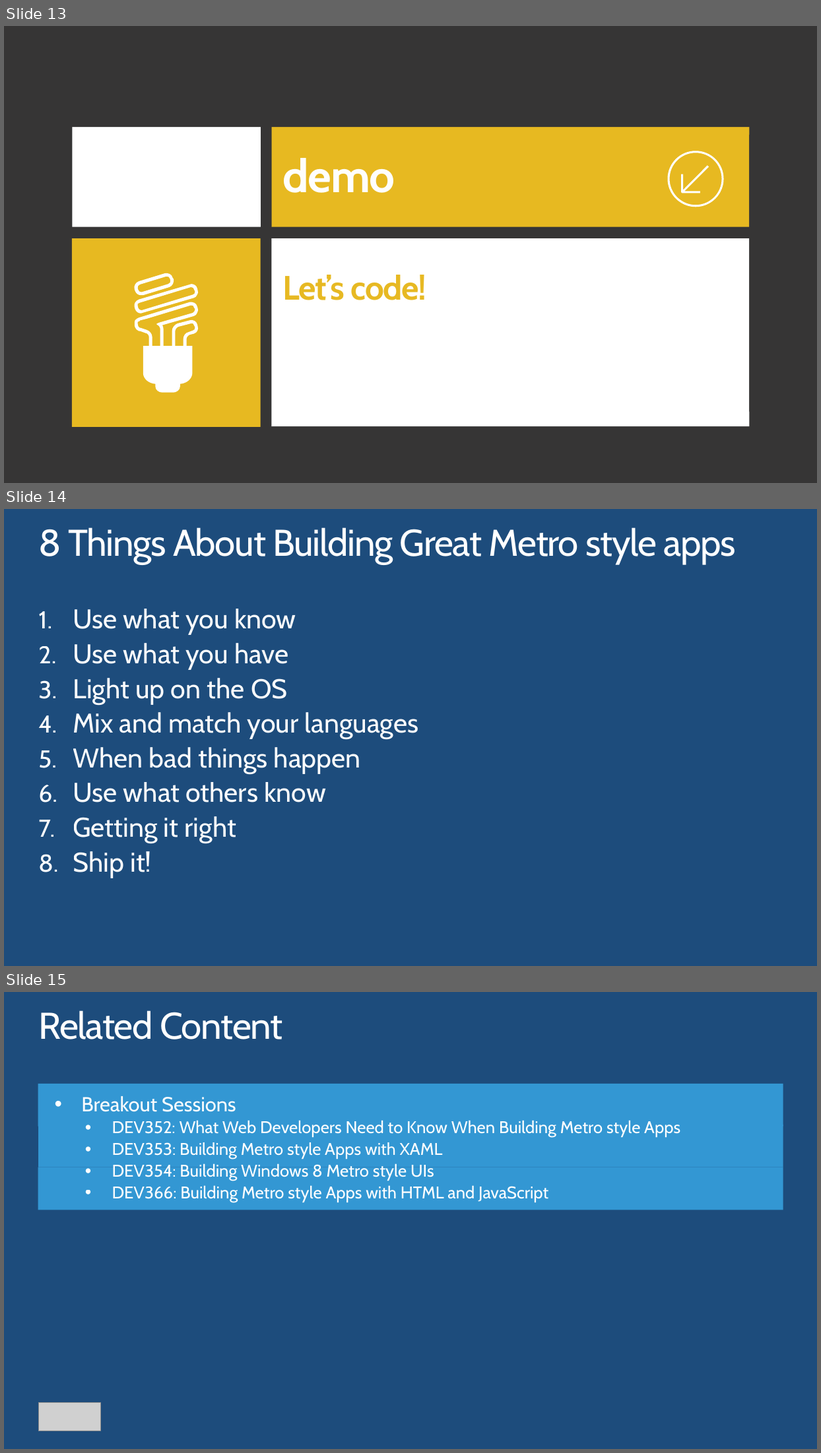
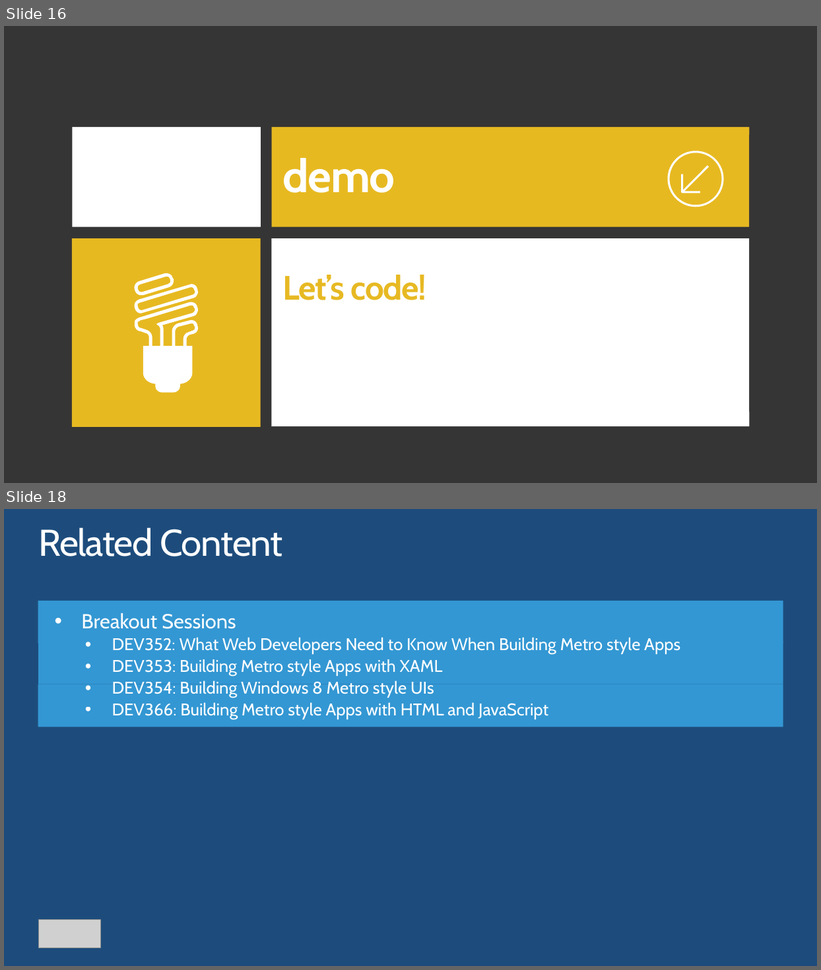
Before and after one commit to jflam/talk, a slide deck: slides/DEV350 Using Windows Runtime and SDK to build Metro style Apps.pptx. Shown one above the other, each under a label of ours: slides 13, 14 and 15 before the commit, slides 16 and 18 after it; the slides between them are not shown. The pictures are 821x1453 and 821x970 pixels, drawn with LibreOffice and Linux fonts; fonts in the diff are those of the drawing; grey boxes stand for pictures; background and template pictures are left out. Boxes give left, top, right and bottom in pixels: in the first picture for what was removed or moved away, otherwise in the second. Text is boxed around its words. In the diff, an @@ line names an element or a change of style, - is before the commit and + after.

```diff
--- a/slides/DEV350 Using Windows Runtime and SDK to build Metro style Apps.pptx
+++ b/slides/DEV350 Using Windows Runtime and SDK to build Metro style Apps.pptx
@@ slide 14 removed at [4, 509, 817, 966], background #1D4C7C @@
@@ title removed at [38, 527, 736, 564] @@
-8 Things About Building Great Metro style apps
@@ text removed at [73, 609, 419, 878] @@
-1. Use what you know
-2. Use what you have
-3. Light up on the OS
-4. Mix and match your languages
-5. When bad things happen
-6. Use what others know
-7. Getting it right
-8. Ship it!
@@ what was slide 13 is now slide 16 @@
@@ what was slide 15 is now slide 18 @@
```
Also in this commit, not shown: 5 slides added, 1 other slide removed.
